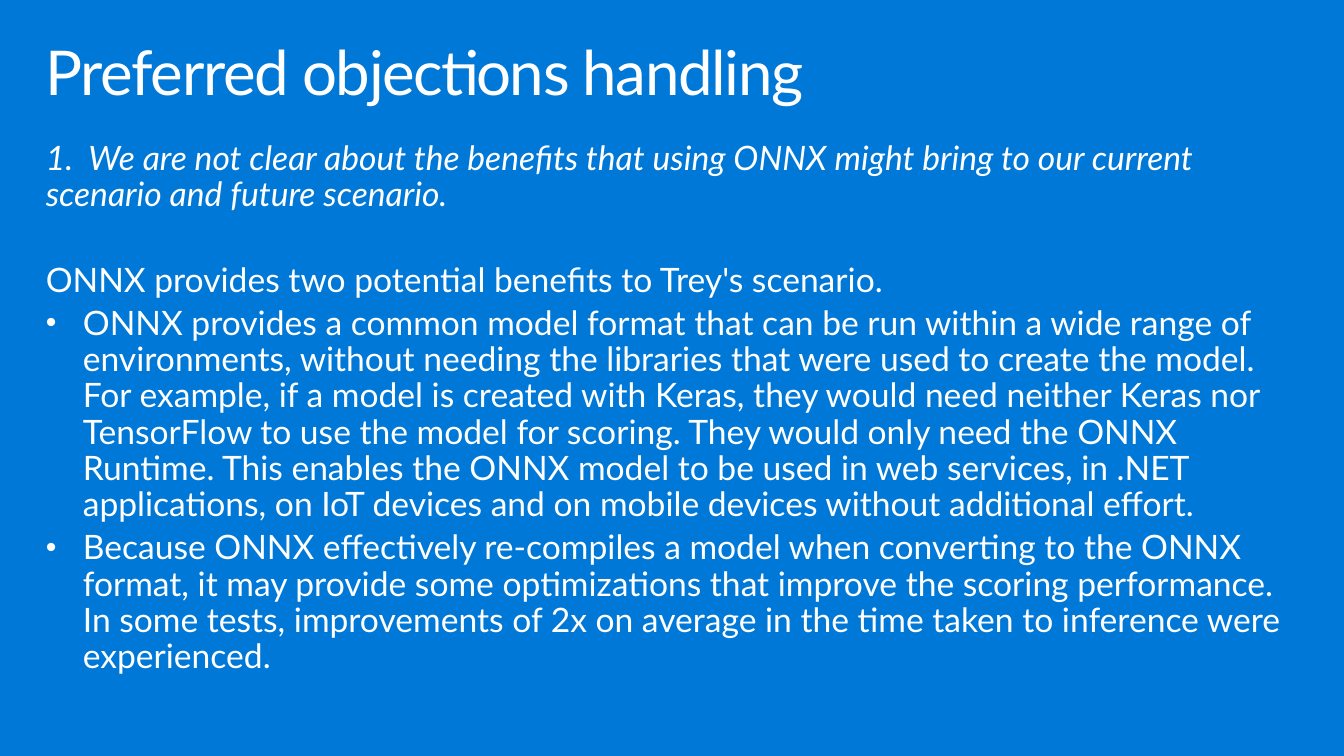
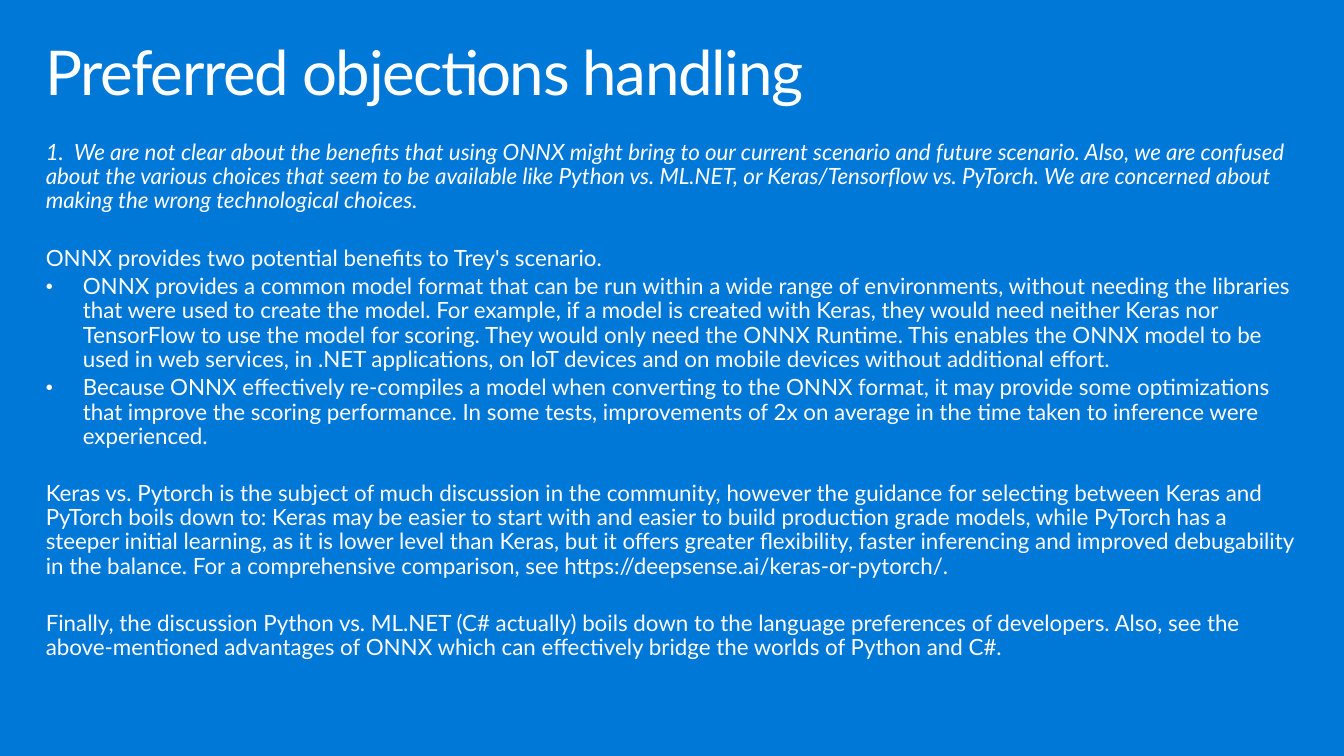
Before and after one commit to solliancenet/microsoft-partner-boot-camp, a slide deck: slide 27 of MCW-MLOps/Whiteboard design session/WDS trainer presentation - MLOps.pptx. Drawn at 1344x756 pixels with LibreOffice and Linux fonts; fonts in the diff are those of the drawing. Boxes give left, top, right and bottom in pixels: in the first picture for what was removed or moved away, otherwise in the second. Text is boxed around its words. In the diff, an @@ line names an element or a change of style, - is before the commit and + after.

```diff
--- a/MCW-MLOps/Whiteboard design session/WDS trainer presentation - MLOps.pptx
+++ b/MCW-MLOps/Whiteboard design session/WDS trainer presentation - MLOps.pptx
@@ text at [46,143,1285,212]: text changed; size 24 to 16 pt @@
-1. We are not clear about the benefits that using ONNX might bring to our current scenario and future scenario.
+1. We are not clear about the benefits that using ONNX might bring to our current scenario and future scenario. Also, we are confused about the various choices that seem to be available like Python vs. ML.NET, or Keras/Tensorflow vs. PyTorch. We are concerned about making the wrong technological choices.
@@ text at [46,249,1289,448]: size 24 to 16 pt in "ONNX provides two potential benefits to Trey's ...", "ONNX provides a common model format that ...", "Because ONNX effectively re-compiles a model when ..."; less space between paragraphs @@
@@ text at [46,484,1294,659]: paragraphs added @@
+Keras vs. Pytorch is the subject of much discussion in the community, however the guidance for selecting between Keras and PyTorch boils down to: Keras may be easier to start with and easier to build production grade models, while PyTorch has a steeper initial learning, as it is lower level than Keras, but it offers greater flexibility, faster inferencing and improved debugability in the balance. For a comprehensive comparison, see https://deepsense.ai/keras-or-pytorch/.
+Finally, the discussion Python vs. ML.NET (C# actually) boils down to the language preferences of developers. Also, see the above-mentioned advantages of ONNX which can effectively bridge the worlds of Python and C#.
```
Also in this commit, not shown: 1 other slide changed, 3 slides added, 2 other files.
